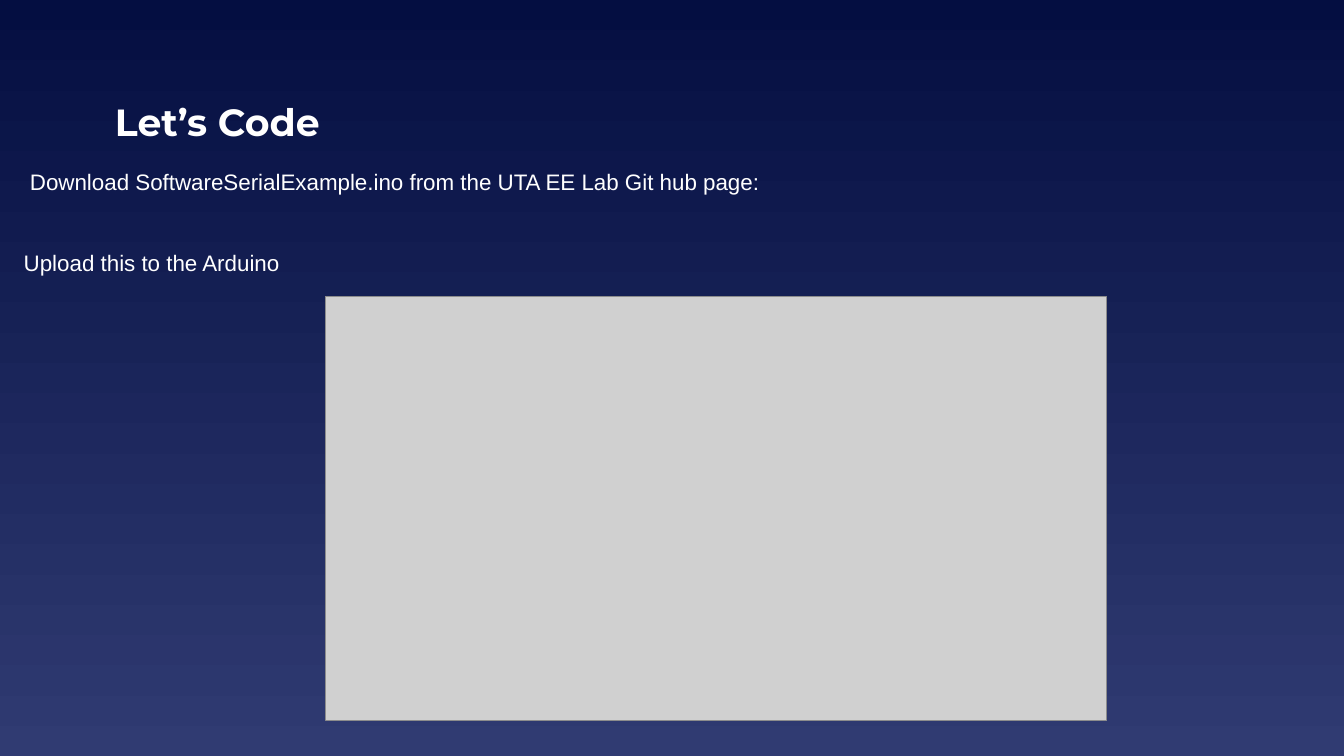
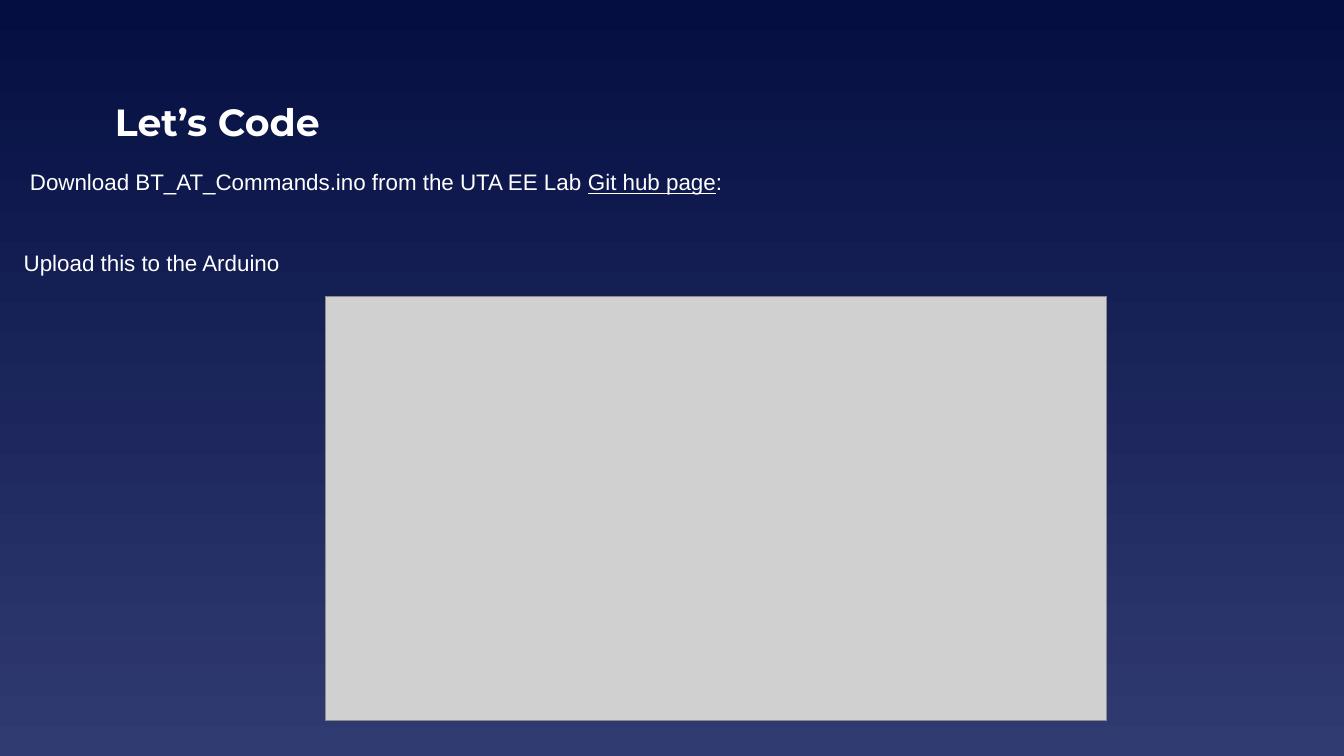
Before and after one commit to EELabMan/Arduino-9-Bluetooth, a slide deck: slide 11 of UTA EE Labs - Bluetooth.pptx. Drawn at 1344x756 pixels with LibreOffice and Linux fonts; fonts in the diff are those of the drawing; grey boxes stand for pictures. Boxes give left, top, right and bottom in pixels: in the first picture for what was removed or moved away, otherwise in the second. Text is boxed around its words. In the diff, an @@ line names an element or a change of style, - is before the commit and + after.

```diff
--- a/UTA EE Labs - Bluetooth.pptx
+++ b/UTA EE Labs - Bluetooth.pptx
@@ text at (30, 173, 722, 195): text changed @@
-Download SoftwareSerialExample.ino from the UTA EE Lab Git hub page:
+Download BT_AT_Commands.ino from the UTA EE Lab Git hub page:
```
Also in this commit, not shown: 5 other slides changed.
